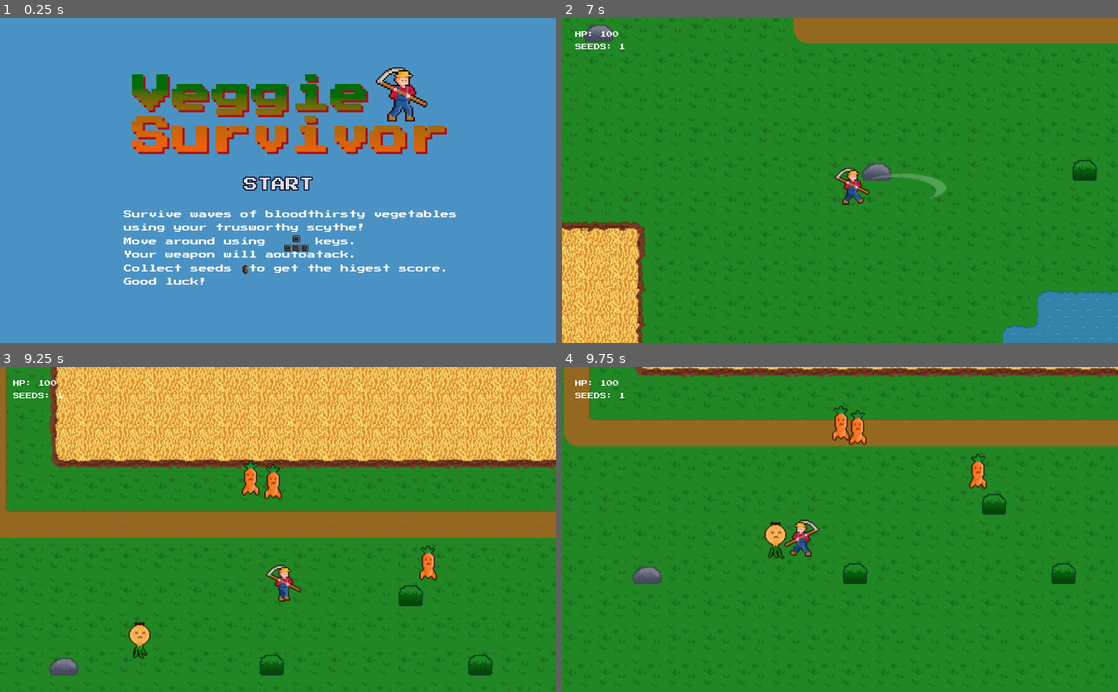
Above: before the commit, frames 1-4 (two rows, left to right).
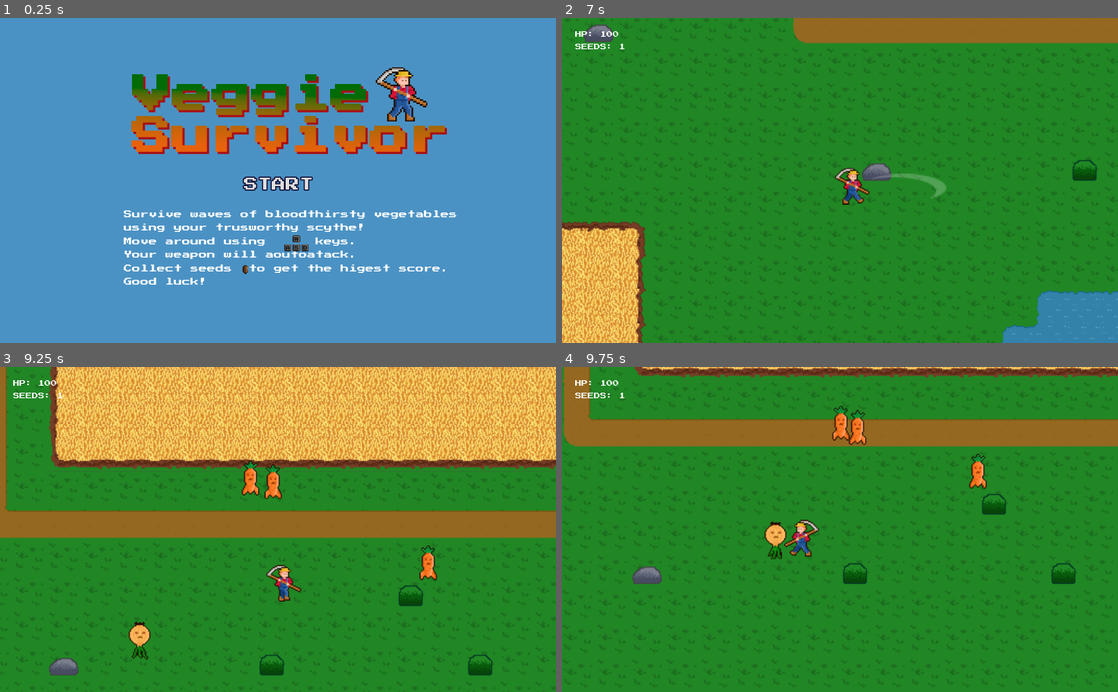
Above: after the commit, the same moments.

Repository: wnadurski/veggie-survivor
Game: Godot game, scene res://StartScreen.tscn
Same seed, same stepped clock (60 frames per second), same inputs: the game is played once before the commit and once after it.
Inputs:
- Up to frame 1 (0.25 s): no input
- Up to frame 2 (7 s): click "START" at 0.5 s; tap Enter (ui_accept) at 1.25, 1.52, 2.27, 3.77, 4.52, 5.27, 6.77 s; hold D (move_right) 1.28-2.03 s; hold S (move_down) 2.03-2.78 s; hold D (move_right) 2.78-3.53 s; hold W (move_up) 3.53-4.28 s; hold A (move_left) 4.28-5.78 s; hold S (move_down) 5.78-6.53 s; hold D (move_right) from 6.53 s (still down)
- Up to frame 3 (9.25 s): release D (move_right) at 7.28 s; hold W (move_up) 7.28-8.03 s; tap Enter (ui_accept) at 7.52, 8.27 s; hold D (move_right) 8.03-8.78 s; hold S (move_down) from 8.78 s (still down)
- Up to frame 4 (9.75 s): release S (move_down) at 9.53 s; hold A (move_left) from 9.53 s (still down)

Frames 1-2 are identical in both runs. In frame 3, less than 0.1% of the frame differs, in the area x 23-27%, y 85-91%; in frame 4, less than 0.1%.

Commit message:
Sounds added

Diff:
--- a/Main.tscn
+++ b/Main.tscn
@@ -11,6 +11,7 @@
 [ext_resource path="res://background.tscn" type="PackedScene" id=9]
 [ext_resource path="res://Seed.tscn" type="PackedScene" id=10]
 [ext_resource path="res://SeedTracker.gd" type="Script" id=11]
+[ext_resource path="res://assets/Fantasy_Game_Background_Looping.mp3" type="AudioStream" id=12]
 
 [sub_resource type="Curve2D" id=1]
 _data = {
@@ -147,6 +148,11 @@
 [node name="Seed" parent="." instance=ExtResource( 10 )]
 position = Vector2( -120, 64 )
 
+[node name="BackgroundMusic" type="AudioStreamPlayer" parent="."]
+stream = ExtResource( 12 )
+volume_db = -20.0
+autoplay = true
+
 [connection signal="player_hit" from="Player" to="PlayerCamera" method="_on_Player_player_hit"]
 [connection signal="player_hit" from="Player" to="hp_tracker" method="_on_Player_player_hit"]
 [connection signal="seed_collected" from="Player" to="SeedTracker" method="_on_Player_seed_collected"]
--- a/Mob.gd
+++ b/Mob.gd
@@ -66,9 +66,11 @@
 		hp = max(0, hp - amount)
 		weapon_last_hit[weapon_name] = now
 		$AnimationPlayer.play("damage")
+		$MobHit.play()
 		if hp == 0:
 			$DeathTimer.connect("timeout", self, "die")
 			$DeathTimer.start()
+			$MobDeath.play()
 
 func die():
 	var seeds_count = seeds[randi() % seeds.size()]
--- a/Mob.tscn
+++ b/Mob.tscn
@@ -1,8 +1,10 @@
-[gd_scene load_steps=7 format=2]
+[gd_scene load_steps=9 format=2]
 
 [ext_resource path="res://art/carrot.png" type="Texture" id=1]
 [ext_resource path="res://Mob.gd" type="Script" id=2]
 [ext_resource path="res://anims/onion.tres" type="SpriteFrames" id=3]
+[ext_resource path="res://assets/Impact5.ogg" type="AudioStream" id=4]
+[ext_resource path="res://assets/Retro - Magic Respawn.wav" type="AudioStream" id=5]
 
 [sub_resource type="CapsuleShape2D" id=1]
 radius = 5.0
@@ -76,5 +78,13 @@
 
 [node name="AnimatedSprite" type="AnimatedSprite" parent="."]
 frames = ExtResource( 3 )
-frame = 2
+frame = 3
 playing = true
+
+[node name="MobDeath" type="AudioStreamPlayer" parent="."]
+stream = ExtResource( 5 )
+volume_db = -5.0
+
+[node name="MobHit" type="AudioStreamPlayer" parent="."]
+stream = ExtResource( 4 )
+volume_db = -10.0
--- a/Player.gd
+++ b/Player.gd
@@ -34,6 +34,7 @@
 
 func add_seed():
 	emit_signal("seed_collected")
+	$SeedCollected.play()
 
 func _physics_process(delta):
 	if dead:
@@ -76,6 +77,7 @@
 
 	if cumulated_dmg != 0:
 		emit_signal("player_hit", cumulated_dmg)
+		$DamagePlayer.play()
 
 	knockback += cumulated_knockback_direction * knockback_speed
 
--- a/Player.tscn
+++ b/Player.tscn
@@ -1,9 +1,11 @@
-[gd_scene load_steps=15 format=2]
+[gd_scene load_steps=17 format=2]
 
 [ext_resource path="res://art/player.png" type="Texture" id=1]
 [ext_resource path="res://Player.gd" type="Script" id=2]
 [ext_resource path="res://Weapon.tscn" type="PackedScene" id=3]
 [ext_resource path="res://art/farmer_sprite_walk.png" type="Texture" id=4]
+[ext_resource path="res://assets/Punch - Sploop.wav" type="AudioStream" id=5]
+[ext_resource path="res://assets/Short - Ploppy Plop.wav" type="AudioStream" id=6]
 
 [sub_resource type="CapsuleShape2D" id=1]
 radius = 6.0
@@ -84,3 +86,10 @@
 [node name="AnimatedSprite" type="AnimatedSprite" parent="."]
 frames = SubResource( 10 )
 speed_scale = 2.0
+
+[node name="DamagePlayer" type="AudioStreamPlayer" parent="."]
+stream = ExtResource( 5 )
+volume_db = -5.0
+
+[node name="SeedCollected" type="AudioStreamPlayer" parent="."]
+stream = ExtResource( 6 )
--- a/StartButton.gd
+++ b/StartButton.gd
@@ -3,4 +3,5 @@
 
 
 func _on_StartButton_pressed():
+	$StartPressed.play()
 	get_tree().change_scene("res://Main.tscn")
--- a/StartScreen.tscn
+++ b/StartScreen.tscn
@@ -8,6 +8,8 @@
 [ext_resource path="res://art/KeyD.png" type="Texture" id=6]
 [ext_resource path="res://art/KeyW.png" type="Texture" id=7]
 [ext_resource path="res://art/KeyS.png" type="Texture" id=8]
+[ext_resource path="res://assets/Fantasy_Game_Background_Looping.mp3" type="AudioStream" id=9]
+[ext_resource path="res://assets/Short - Mini Popup.wav" type="AudioStream" id=10]
 
 [sub_resource type="DynamicFont" id=1]
 outline_color = Color( 0.054902, 0.0313726, 0.188235, 1 )
@@ -216,6 +218,10 @@
 flat = true
 script = ExtResource( 3 )
 
+[node name="StartPressed" type="AudioStreamPlayer" parent="StartButton"]
+stream = ExtResource( 10 )
+volume_db = 10.0
+
 [node name="KeysWSAD" type="ReferenceRect" parent="."]
 margin_left = 522.0
 margin_top = 399.0
@@ -268,4 +274,9 @@
 anims/RESET = SubResource( 11 )
 anims/SeedStartScreen = SubResource( 12 )
 
+[node name="BackgroundMusic" type="AudioStreamPlayer" parent="."]
+stream = ExtResource( 9 )
+volume_db = -20.0
+autoplay = true
+
 [connection signal="pressed" from="StartButton" to="StartButton" method="_on_StartButton_pressed"]
--- a/Weapon.gd
+++ b/Weapon.gd
@@ -54,6 +54,7 @@
 	if stopped:
 		return
 	$AnimationPlayer.play("Attack")
+	$ScytheAttack.play()
 
 func stop_attacking():
 	stopped = false
--- a/Weapon.tscn
+++ b/Weapon.tscn
@@ -1,7 +1,8 @@
-[gd_scene load_steps=6 format=2]
+[gd_scene load_steps=7 format=2]
 
 [ext_resource path="res://art/scythe.png" type="Texture" id=1]
 [ext_resource path="res://Weapon.gd" type="Script" id=2]
+[ext_resource path="res://assets/Swish - Shortnoise.wav" type="AudioStream" id=3]
 
 [sub_resource type="CapsuleShape2D" id=5]
 radius = 3.0
@@ -230,4 +231,8 @@
 [node name="HitTimer" type="Timer" parent="."]
 wait_time = 2.0
 
+[node name="ScytheAttack" type="AudioStreamPlayer" parent="."]
+stream = ExtResource( 3 )
+volume_db = -20.0
+
 [connection signal="timeout" from="HitTimer" to="." method="_on_HitTimer_timeout"]
Not shown: 1 places in Main.tscn that only renumber resources
Not shown: 1 places in StartScreen.tscn that only renumber resources
Binary file added: art/Mob_part_on_death.png
Not shown, added: art/Mob_part_on_death.png.import
Binary file added: art/cebula_death.png
Not shown, added: art/cebula_death.png.import
Not shown, added: assets/Fantasy_Game_Background_Looping.mp3.import
Not shown, added: assets/Impact5.ogg.import
Not shown, added: assets/Punch - Sploop.wav.import
Not shown, added: assets/Retro - Magic Respawn.wav.import
Not shown, added: assets/Short - Mini Popup.wav.import
Not shown, added: assets/Short - Ploppy Plop.wav.import
(and 8 more such lines)
